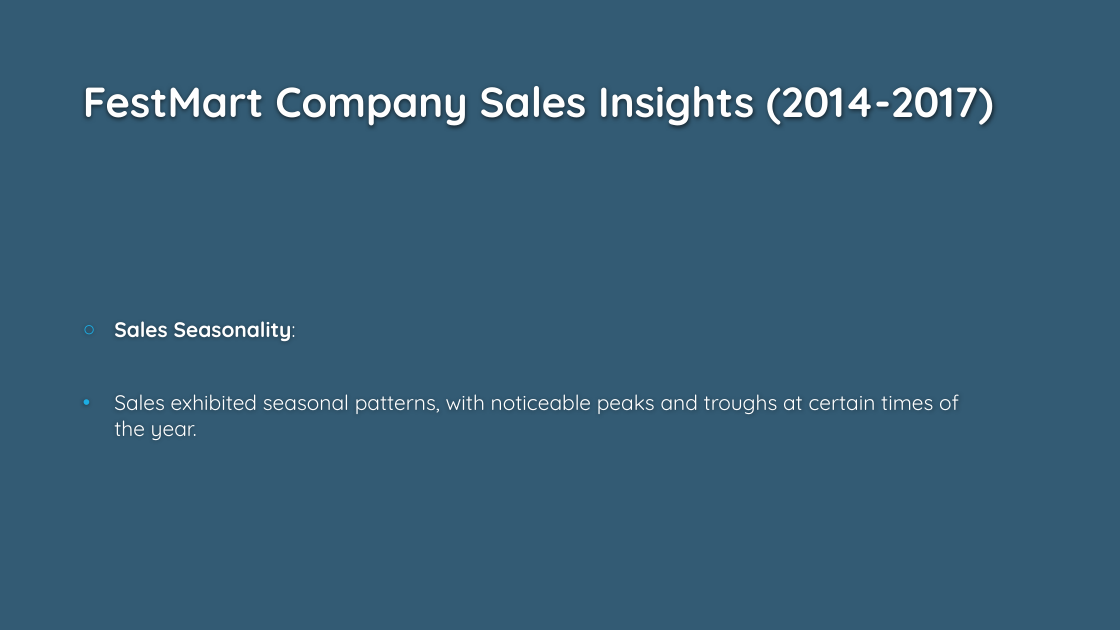
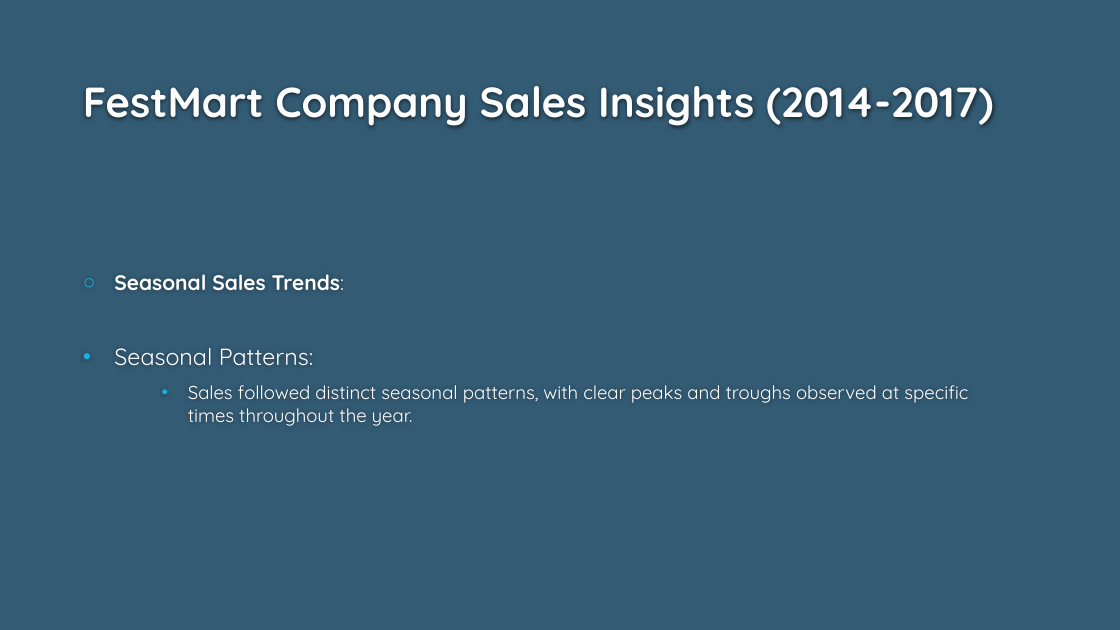
Before and after one commit to comsavvy/festmart-sales-analysis, a slide deck: slide 8 of Festmart Presentation.pptx. Drawn at 1120x630 pixels with LibreOffice and Linux fonts; fonts in the diff are those of the drawing; background and template pictures are left out. Boxes give left, top, right and bottom in pixels: in the first picture for what was removed or moved away, otherwise in the second. Text is boxed around its words. In the diff, an @@ line names an element or a change of style, - is before the commit and + after.

```diff
--- a/Festmart Presentation.pptx
+++ b/Festmart Presentation.pptx
@@ text at <box>114,274,968,426</box>: text changed; size 18 to 16 pt @@
-○ Sales Seasonality:
-• Sales exhibited seasonal patterns, with noticeable peaks and troughs at certain times of the year.
+○ Seasonal Sales Trends:
+• Seasonal Patterns:
+    • Sales followed distinct seasonal patterns, with clear peaks and troughs observed at specific times throughout the year.
```
Also in this commit, not shown: 5 other slides changed.
